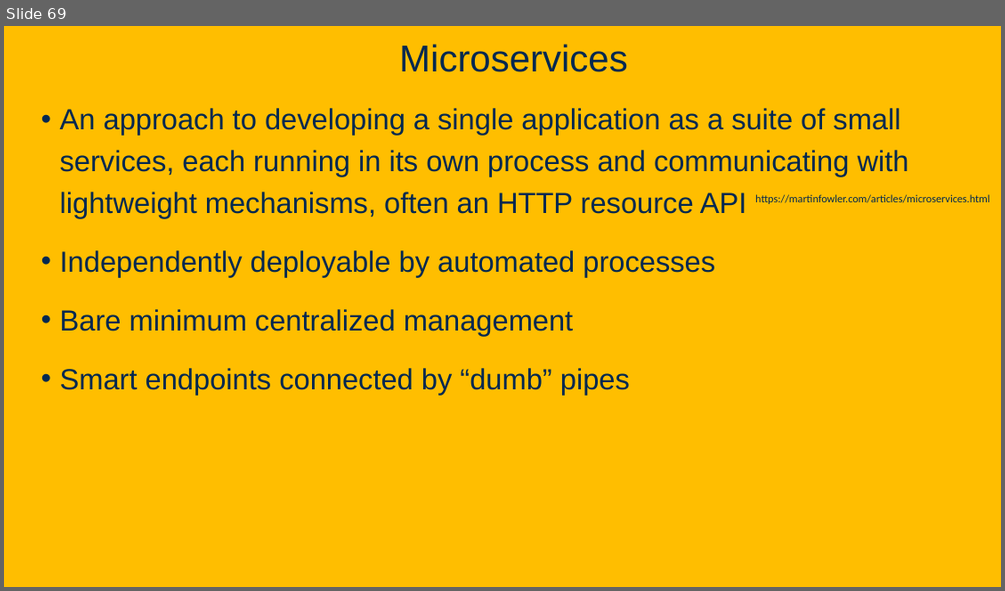
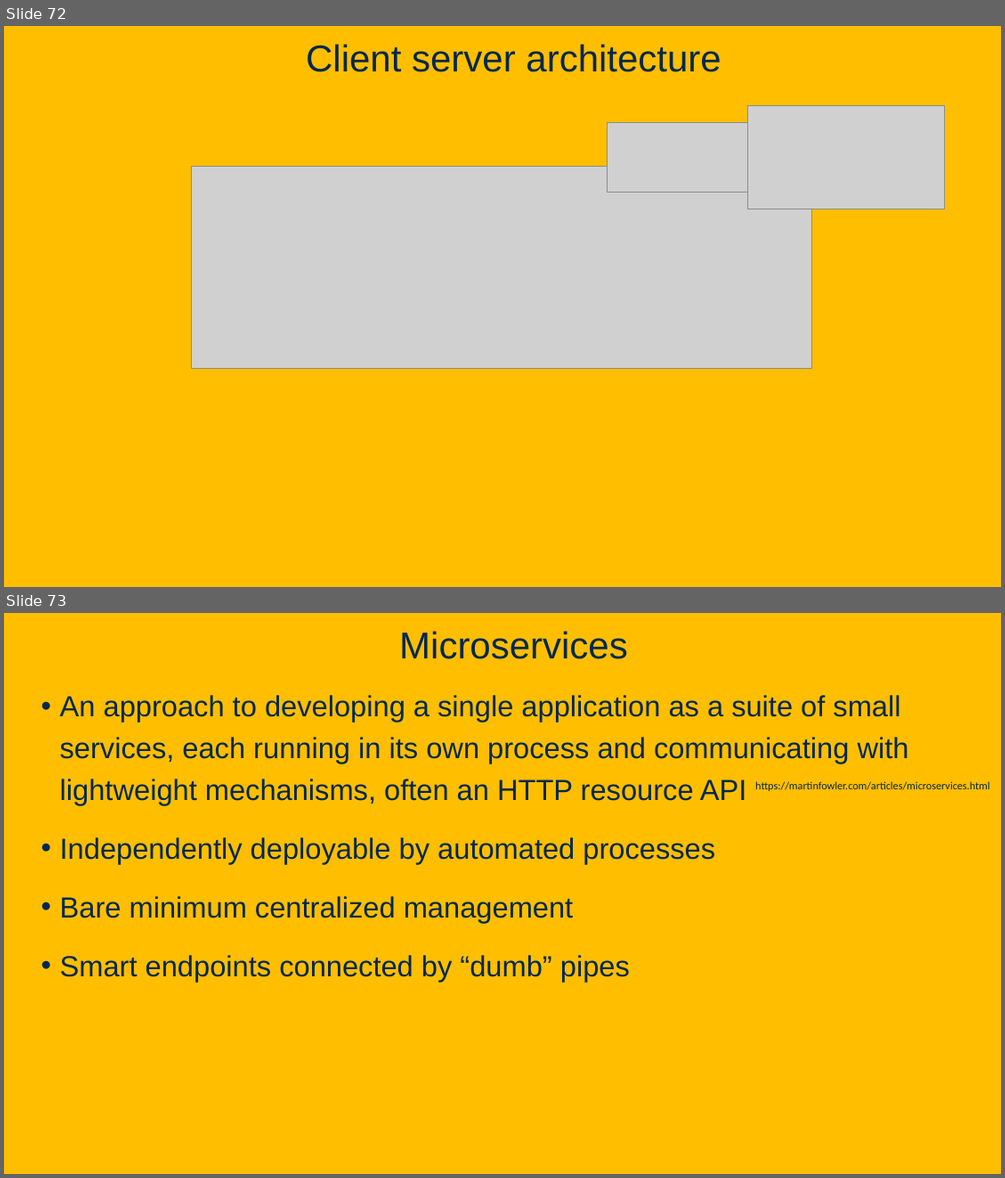
Before and after one commit to davsec-teaching/ECS160-Winter2025, a slide deck: slides/6_software_architecture.pptx. Shown one above the other, each under a label of ours: slide 69 before the commit, slides 72 and 73 after it. The pictures are 1005x591 and 1005x1178 pixels, drawn with LibreOffice and Linux fonts; fonts in the diff are those of the drawing; grey boxes stand for pictures; background and template pictures are left out. Boxes give left, top, right and bottom in pixels: in the first picture for what was removed or moved away, otherwise in the second. Text is boxed around its words. In the diff, an @@ line names an element or a change of style, - is before the commit and + after.

Commit message:
Update client-server, application-server, microservices slides

```diff
--- a/slides/6_software_architecture.pptx
+++ b/slides/6_software_architecture.pptx
@@ slide 72 added at box(4, 26, 1001, 587), background picture (left out) @@
@@ title added at box(306, 44, 720, 72), 36 pt, text #022850 @@
+Client server architecture
@@ picture added at box(607, 123, 752, 192) @@
@@ picture added at box(748, 106, 945, 208) @@
@@ picture added at box(192, 166, 811, 369) @@
@@ what was slide 69 is now slide 73 @@
```
Also in this commit, not shown: 6 slides changed, 4 other slides added, 1 slide removed.
